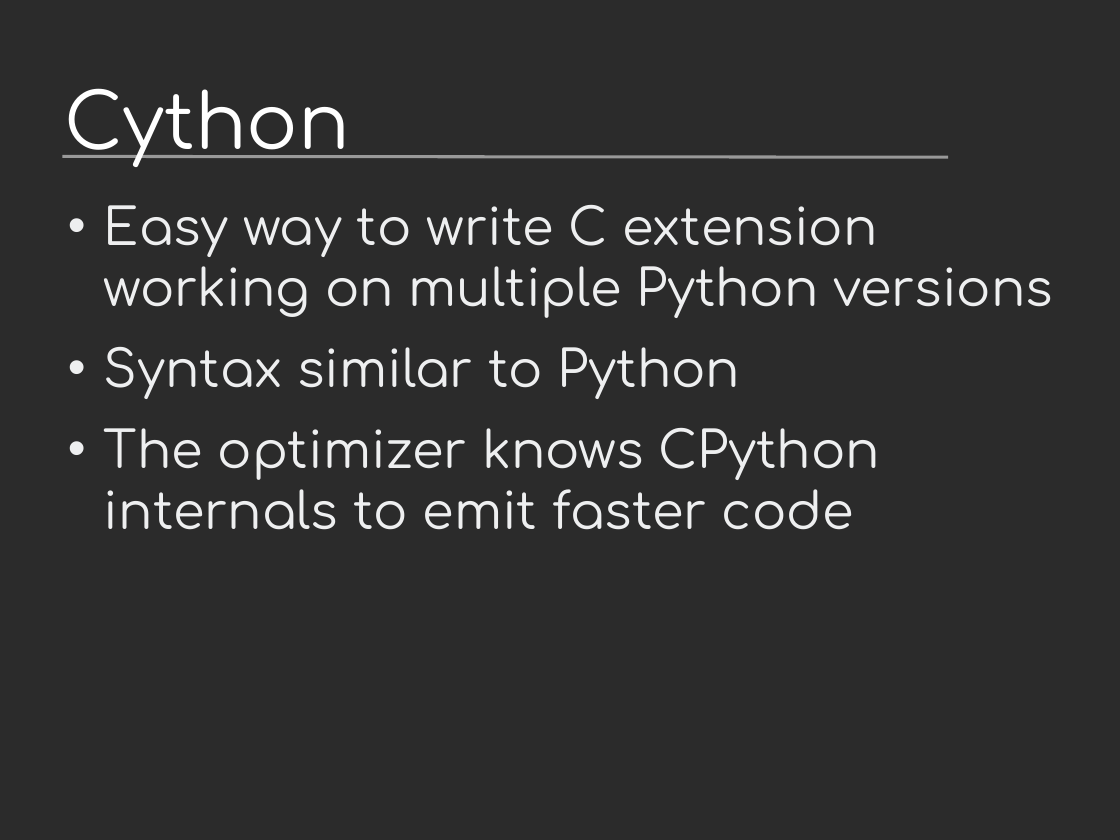
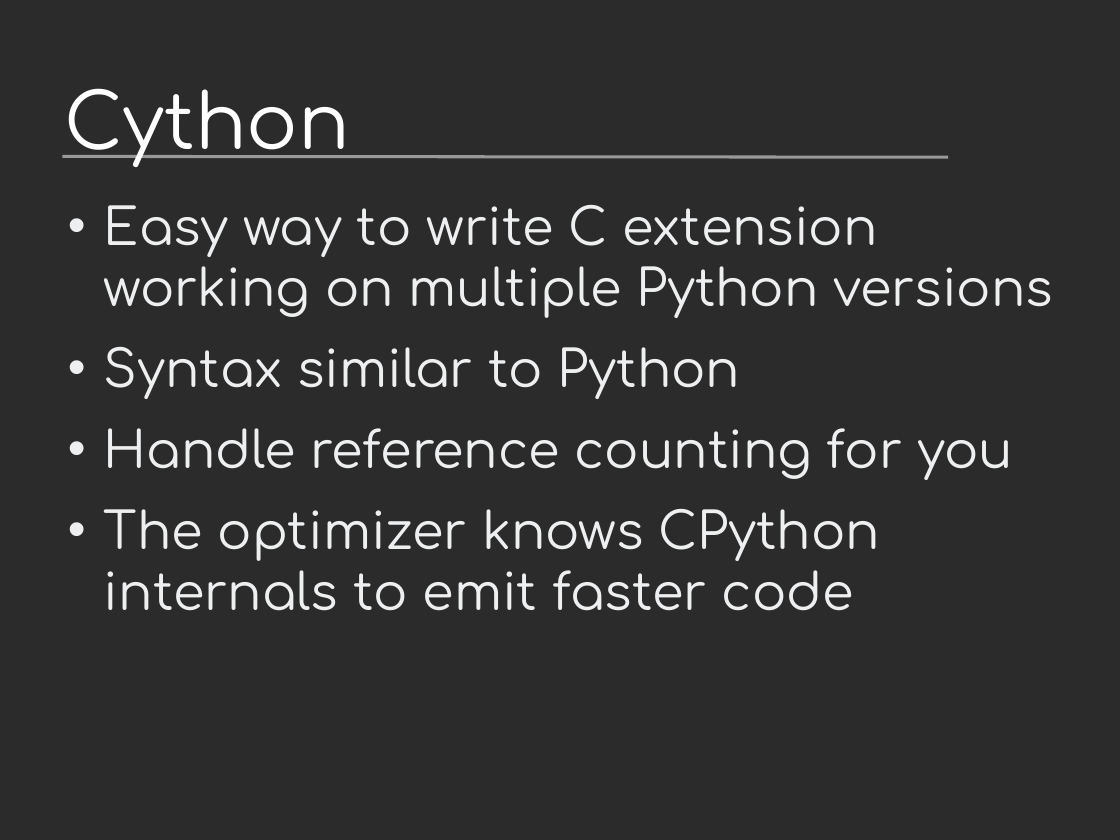
Before and after one commit to vstinner/talks, a slide deck: slide 19 of 2019-EuroPython/python_performance.odp (slide 20 before the commit). Drawn at 1120x840 pixels with LibreOffice and Linux fonts; fonts in the diff are those of the drawing; background and template pictures are left out; a plain dark background stands for a picture behind light text. Boxes give left, top, right and bottom in pixels: in the first picture for what was removed or moved away, otherwise in the second. Text is boxed around its words. In the diff, an @@ line names an element or a change of style, - is before the commit and + after.

```diff
--- a/2019-EuroPython/python_performance.odp
+++ b/2019-EuroPython/python_performance.odp
@@ text at (104, 428, 1012, 480): paragraph added @@
+• Handle reference counting for you
```
Also in this commit, not shown: 12 other slides changed, 7 slides added, 2 slides removed.
